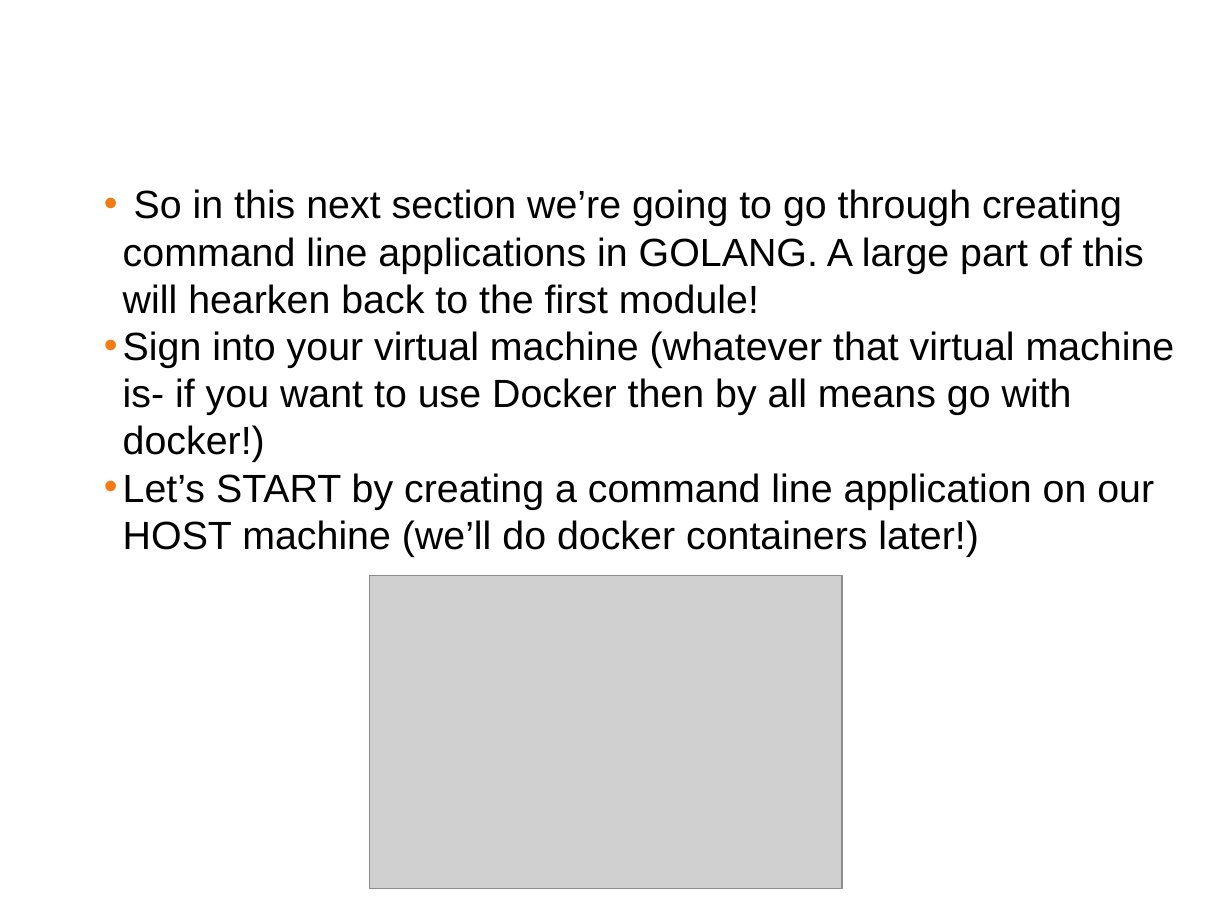
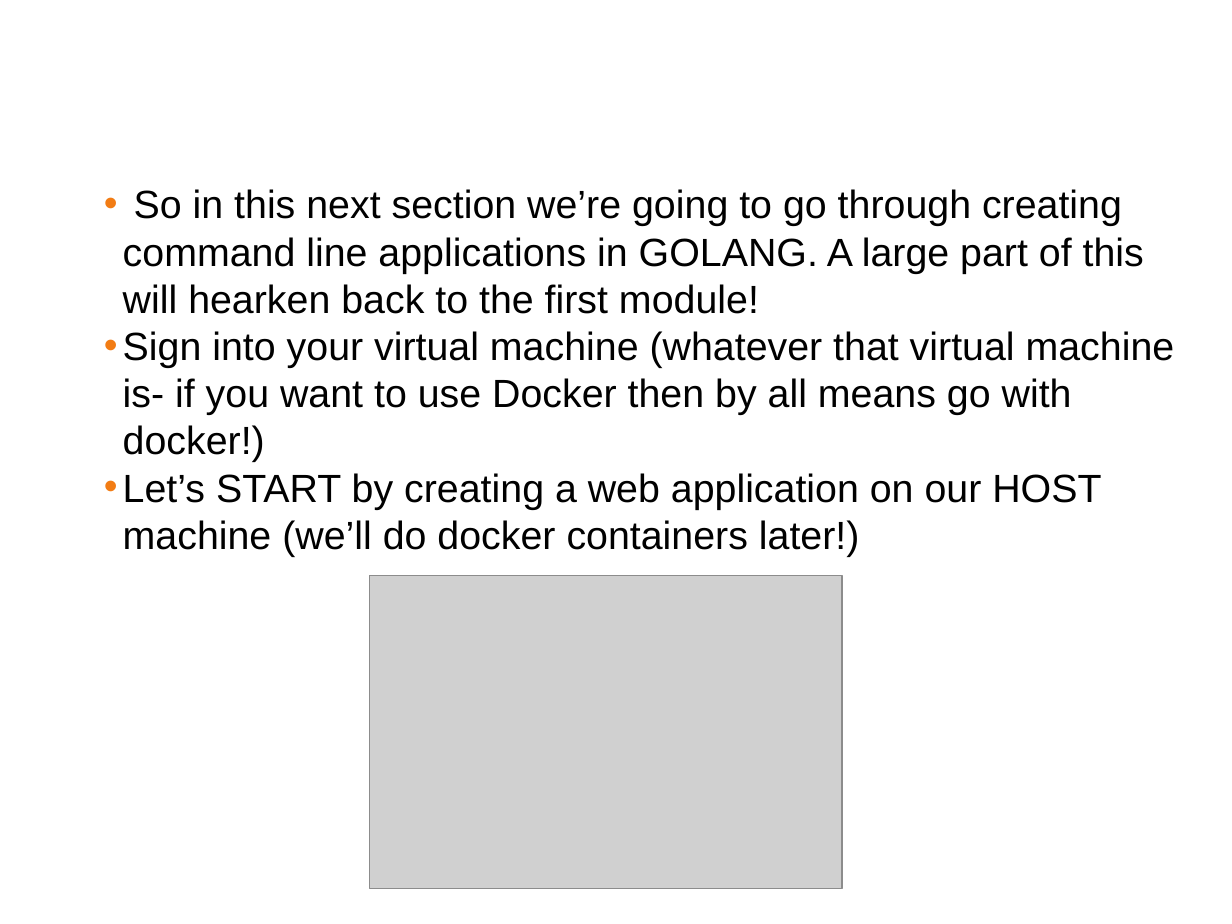
Before and after one commit to ferninphilly/golang_vmware, a slide deck: slide 6 of Module_5/presentations/module_5_presentation.pptx. Drawn at 1232x924 pixels with LibreOffice and Linux fonts; fonts in the diff are those of the drawing; grey boxes stand for pictures; background and template pictures are left out. Boxes give left, top, right and bottom in pixels: in the first picture for what was removed or moved away, otherwise in the second. Text is boxed around its words. In the diff, an @@ line names an element or a change of style, - is before the commit and + after.

```diff
--- a/Module_5/presentations/module_5_presentation.pptx
+++ b/Module_5/presentations/module_5_presentation.pptx
@@ text at bbox=[123, 473, 1101, 557]: text changed @@
-  • Let’s START by creating a command line application on our HOST machine (we’ll do docker containers later!)
+  • Let’s START by creating a web application on our HOST machine (we’ll do docker containers later!)
```
Also in this commit, not shown: 1 slide added, 1 slide removed, 2 other files.
